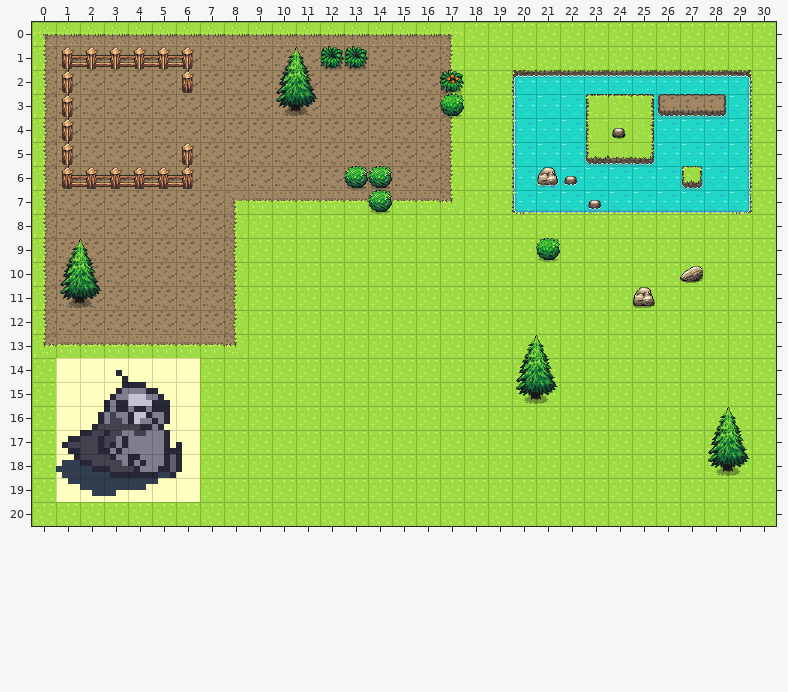
A Tiled map (JSON) gets an edit: mymap.tmj. That is the earlier state.
Cells are 32x32 px. Shown: x 0..30, y 0..20.
After:
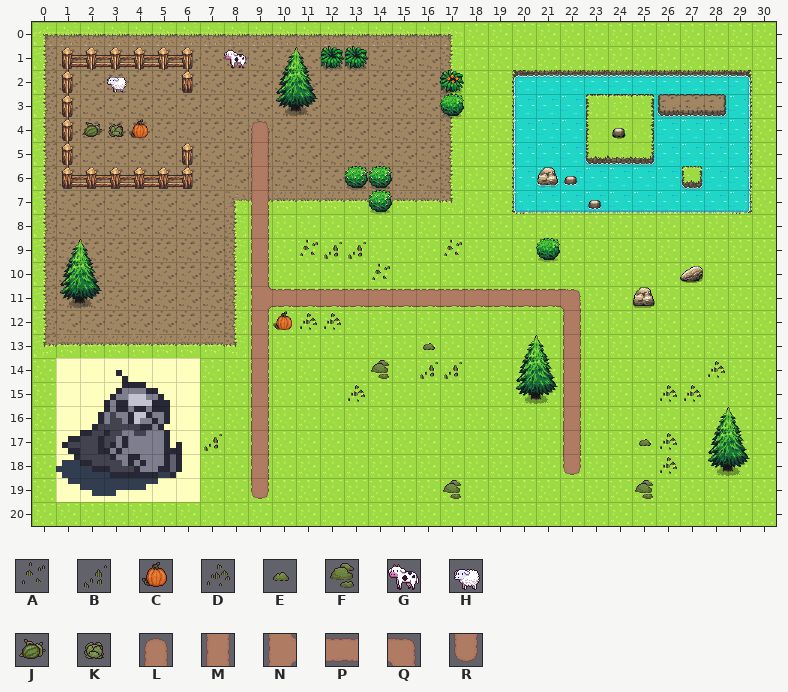
Key: from "Chunk 1": A 56, B 57, C 60, D 61, E 62, F 69, G 100, H 101, J 102, K 103, L 104, M 105, N 106, P 107, Q 108, R 109.
_ is an empty cell, . an unchanged one.
What changed:
--- layer "furniture/furniture1"
@@ x 11..17 @@
- 9 ___..._
-10 ..._...
+ 9 ABB...A
+10 ...A...
@@ x 10..28 @@
-12 ___................
-13 ......_............
-14 ...._.__.........._
-15 ..._............__.
+12 CDD................
+13 ......E............
+14 ....F.BB..........D
+15 ...D............DD.
@@ x 7..26 @@
-17 _.................__
-18 ..................._
-19 .........._......._.
+17 B.................ED
+18 ...................D
+19 ..........F.......F.
--- layer "furniture/furniture3"
@@ x 3..8 @@
- 1 ....._
- 2 _.....
+ 1 .....G
+ 2 H.....
@@ x 2..22 @@
- 4 ___...._.............
- 5 ......._.............
- 6 ......._.............
- 7 ......._.............
- 8 ......._.............
- 9 ......._.............
-10 ......._.............
-11 .......______________
-12 ......._............_
-13 ......._............_
-14 ......._............_
-15 ......._............_
-16 ......._............_
-17 ......._............_
-18 ......._............_
-19 ......._.............
+ 4 JKC....L.............
+ 5 .......M.............
+ 6 .......M.............
+ 7 .......M.............
+ 8 .......M.............
+ 9 .......M.............
+10 .......M.............
+11 .......NPPPPPPPPPPPPQ
+12 .......M............M
+13 .......M............M
+14 .......M............M
+15 .......M............M
+16 .......M............M
+17 .......M............M
+18 .......M............R
+19 .......R.............
Pixel boxes of the changes (left, top, right, bottom) in both pictures:
added: (224, 49, 247, 69)
added: (107, 77, 127, 93)
added: (82, 119, 148, 138)
added: (251, 121, 581, 499)
added: (660, 361, 725, 402)
added: (204, 434, 222, 451)
added: (635, 433, 677, 499)
